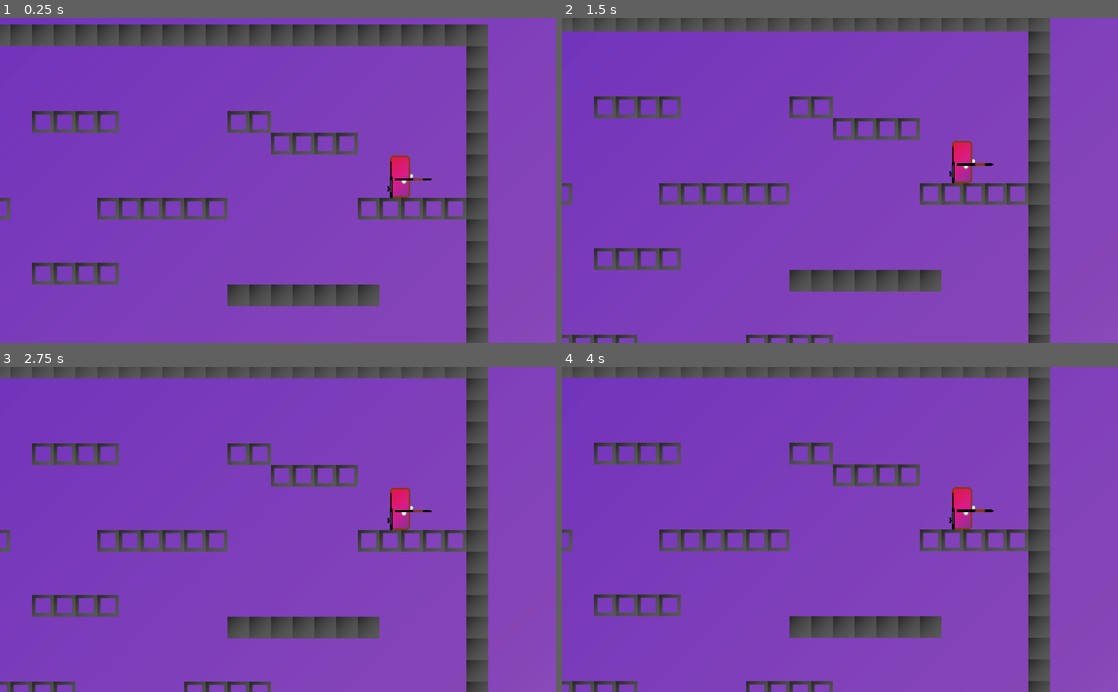
Above: before the commit, frames 1-4 (two rows, left to right).
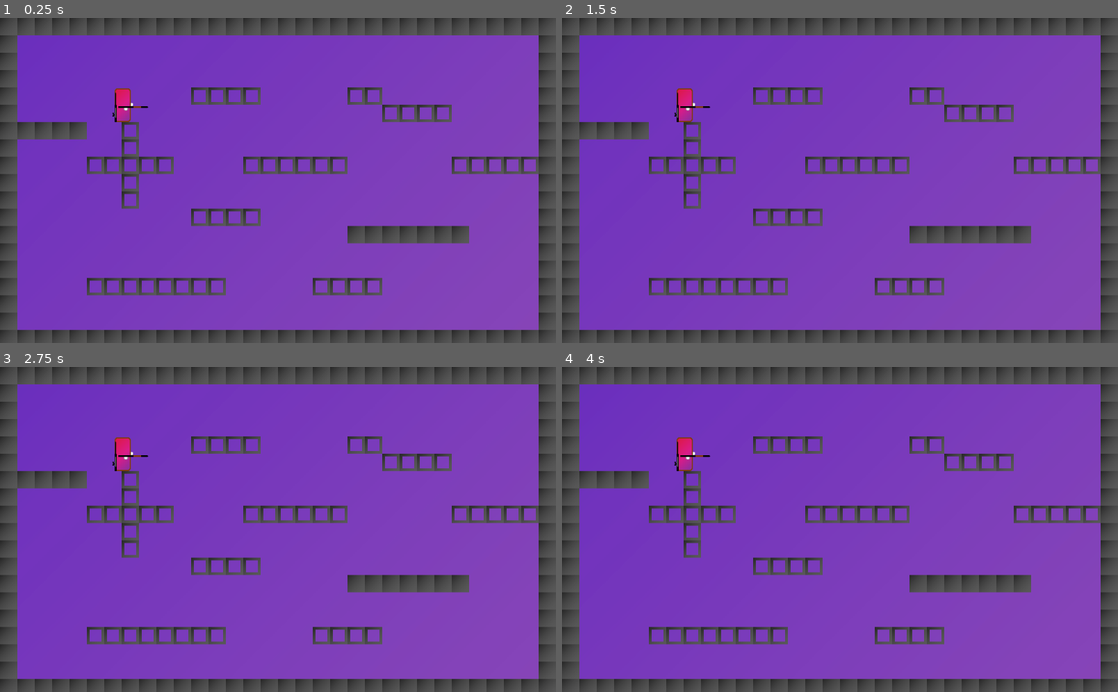
Above: after the commit, the same moments.

Repository: XanMarta/godot-game-battlefield
Game: Godot game, scene res://src/Game/PlayGround.tscn
Same seed, same stepped clock (60 frames per second), same inputs: the game is played once before the commit and once after it.
Inputs:
- Up to frame 1 (0.25 s): no input
- Up to frame 2 (1.5 s): no input
- Up to frame 3 (2.75 s): no input
- Up to frame 4 (4 s): tap Enter at 2.75 s; tap Space at 3.5 s

The runs differ from the first frame. In frame 1, 30% of the frame differs, in the area x 0-100%, y 0-100%; in frame 2, 27%; in frame 3, 27%; in frame 4, 28%.

Commit message:
Add force movement, recoil, damage recoil

Diff:
--- a/src/Actor/Player.gd
+++ b/src/Actor/Player.gd
@@ -5,12 +5,14 @@
 export var gravity = 1000
 export var jump_power = 2
 export var type = "p1"
+export var recoil_force = 3.5
 
 
 onready var player = $Player
 var velocity = Vector2.ZERO
 var jump = jump_power
 var direct = 1.0
+var force = Vector2(0, 0)
 
 
 func _ready():
@@ -41,6 +43,11 @@
 		$Player/GunPosition/Gun_second.rotation = -PI / 2
 		direct = 1.0
 
+	if $Player/GunPosition/Gun_hand.get_child_count() > 0:
+		$Player/GunPosition/Gun_hand.get_child(0).get_node("sprite").flip_v = true if direct == -1.0 else false
+	if $Player/GunPosition/Gun_second.get_child_count() > 0:
+		$Player/GunPosition/Gun_second.get_child(0).get_node("sprite").flip_v = true if direct == -1.0 else false
+
 	velocity.x = direction * speed.x
 	velocity.y += gravity * get_physics_process_delta_time()
 
@@ -52,8 +59,13 @@
 			jump -= 1
 			velocity.y = -speed.y
 			$smoke_jump.global_position = player.global_position
-			$AnimationPlayer.stop()
+			$AnimationPlayer.stop(true)
 			$AnimationPlayer.play("jump")
+
+	# Calculate force
+	var add_force = force / recoil_force
+	force -= add_force
+	velocity += add_force
 
 	velocity = player.move_and_slide(velocity, Vector2.UP)
 
@@ -72,7 +84,9 @@
 			var bullet = gun.get_bullet().instance()
 			add_child(bullet)
 			bullet.global_position = gun.get_node("Fire_position").global_position
-			bullet.fire(direct)
+			bullet.fire(direct, gun.damage)
+			# Recoil
+			force += Vector2(-gun.recoil * direct, 0)
 
 func change():
 	var gun_hand = null
@@ -91,3 +105,10 @@
 func drop():
 	if $Player/GunPosition/Gun_hand.get_child_count() > 0:
 		$Player/GunPosition/Gun_hand.get_child(0).queue_free()
+
+
+func _on_BulletDetect_body_entered(bullet):
+	bullet.queue_free()
+	$AnimationPlayer.stop(true)
+	$AnimationPlayer.play("hurt")
+	force += Vector2(bullet.damage * bullet.direction, 0)
--- a/src/Actor/Player.tscn
+++ b/src/Actor/Player.tscn
@@ -9,7 +9,22 @@
 extents = Vector2( 17.1831, 31.0732 )
 
 [sub_resource type="Animation" id=2]
-resource_name = "jump"
+resource_name = "hurt"
+length = 0.4
+tracks/0/type = "value"
+tracks/0/path = NodePath("Player/sprite:modulate")
+tracks/0/interp = 1
+tracks/0/loop_wrap = true
+tracks/0/imported = false
+tracks/0/enabled = true
+tracks/0/keys = {
+"times": PoolRealArray( 0, 0.2, 0.4 ),
+"transitions": PoolRealArray( 1, 1, 1 ),
+"update": 0,
+"values": [ Color( 1, 1, 1, 1 ), Color( 1, 0.352941, 0.352941, 1 ), Color( 1, 1, 1, 1 ) ]
+}
+
+[sub_resource type="Animation" id=3]
 length = 0.5
 tracks/0/type = "value"
 tracks/0/path = NodePath("smoke_jump:scale")
@@ -40,6 +55,7 @@
 script = ExtResource( 1 )
 
 [node name="Player" type="KinematicBody2D" parent="."]
+position = Vector2( 228.216, 171.162 )
 collision_mask = 6
 
 [node name="sprite" type="Sprite" parent="Player"]
@@ -51,7 +67,6 @@
 shape = SubResource( 1 )
 
 [node name="Camera2D" type="Camera2D" parent="Player"]
-current = true
 zoom = Vector2( 0.8, 0.8 )
 limit_left = -100
 limit_top = -100
@@ -76,11 +91,21 @@
 
 [node name="Gun_second" parent="Player/GunPosition/Gun_second" instance=ExtResource( 2 )]
 
-[node name="AnimationPlayer" type="AnimationPlayer" parent="."]
-anims/jump = SubResource( 2 )
+[node name="BulletDetect" type="Area2D" parent="Player"]
+collision_layer = 0
+collision_mask = 8
+
+[node name="CollisionShape2D2" type="CollisionShape2D" parent="Player/BulletDetect"]
+position = Vector2( 0, -31.1928 )
+shape = SubResource( 1 )
 
 [node name="smoke_jump" type="Sprite" parent="."]
 modulate = Color( 1, 1, 1, 0 )
 position = Vector2( 0, 10.3009 )
 scale = Vector2( 0.5, 0.4 )
 texture = ExtResource( 3 )
+
+[node name="AnimationPlayer" type="AnimationPlayer" parent="."]
+anims/hurt = SubResource( 2 )
+anims/jump = SubResource( 3 )
+[connection signal="body_entered" from="Player/BulletDetect" to="." method="_on_BulletDetect_body_entered"]
--- a/src/Game/PlayGround.tscn
+++ b/src/Game/PlayGround.tscn
@@ -7,12 +7,11 @@
 [node name="PlayGround" type="Node2D"]
 
 [node name="Background" parent="." instance=ExtResource( 1 )]
+position = Vector2( 0, 80 )
 
 [node name="Map" parent="." instance=ExtResource( 2 )]
 
 [node name="Player" parent="." instance=ExtResource( 3 )]
-position = Vector2( 90.5263, 129.474 )
 
 [node name="Player2" parent="." instance=ExtResource( 3 )]
-position = Vector2( 896.399, 226.039 )
 type = "p2"
--- a/src/Item/Bullet.gd
+++ b/src/Item/Bullet.gd
@@ -4,10 +4,14 @@
 export var velocity = Vector2(500, 0)
 
 var is_running = false
+var damage = 0
+var direction = 1.0
 
 
+func fire(_direction : float, _damage : float):
+	damage = _damage
+	direction = _direction
 
-func fire(direction : float):
 	velocity.x *= direction
 	if direction < 0:
 		$bullet.flip_h = true
--- a/src/Item/Gun.gd
+++ b/src/Item/Gun.gd
@@ -2,8 +2,8 @@
 
 
 export (PackedScene) var bullet
-export var recoil = 10
-
+export var recoil = 200
+export var damage = 200
 
 var velocity = Vector2.ZERO
 var is_firing = true
--- a/src/Item/Gun.tscn
+++ b/src/Item/Gun.tscn
@@ -8,7 +8,7 @@
 script = ExtResource( 2 )
 bullet = ExtResource( 3 )
 
-[node name="gun1" type="Sprite" parent="."]
+[node name="sprite" type="Sprite" parent="."]
 scale = Vector2( 0.25, 0.25 )
 texture = ExtResource( 1 )
 
--- a/src/Item/Gun_sniper.gd
+++ b/src/Item/Gun_sniper.gd
@@ -1,8 +1,8 @@
 extends Node2D
 
 export (PackedScene) var bullet
-export var recoil = 50
-
+export var recoil = 1000
+export var damage = 5000
 
 var velocity = Vector2.ZERO
 var is_firing = true
--- a/src/Item/Gun_sniper.tscn
+++ b/src/Item/Gun_sniper.tscn
@@ -8,7 +8,7 @@
 script = ExtResource( 3 )
 bullet = ExtResource( 1 )
 
-[node name="gun1" type="Sprite" parent="."]
+[node name="sprite" type="Sprite" parent="."]
 scale = Vector2( 0.25, 0.25 )
 texture = ExtResource( 2 )
 
Not shown: 1 places in src/Actor/Player.tscn that only renumber resources
